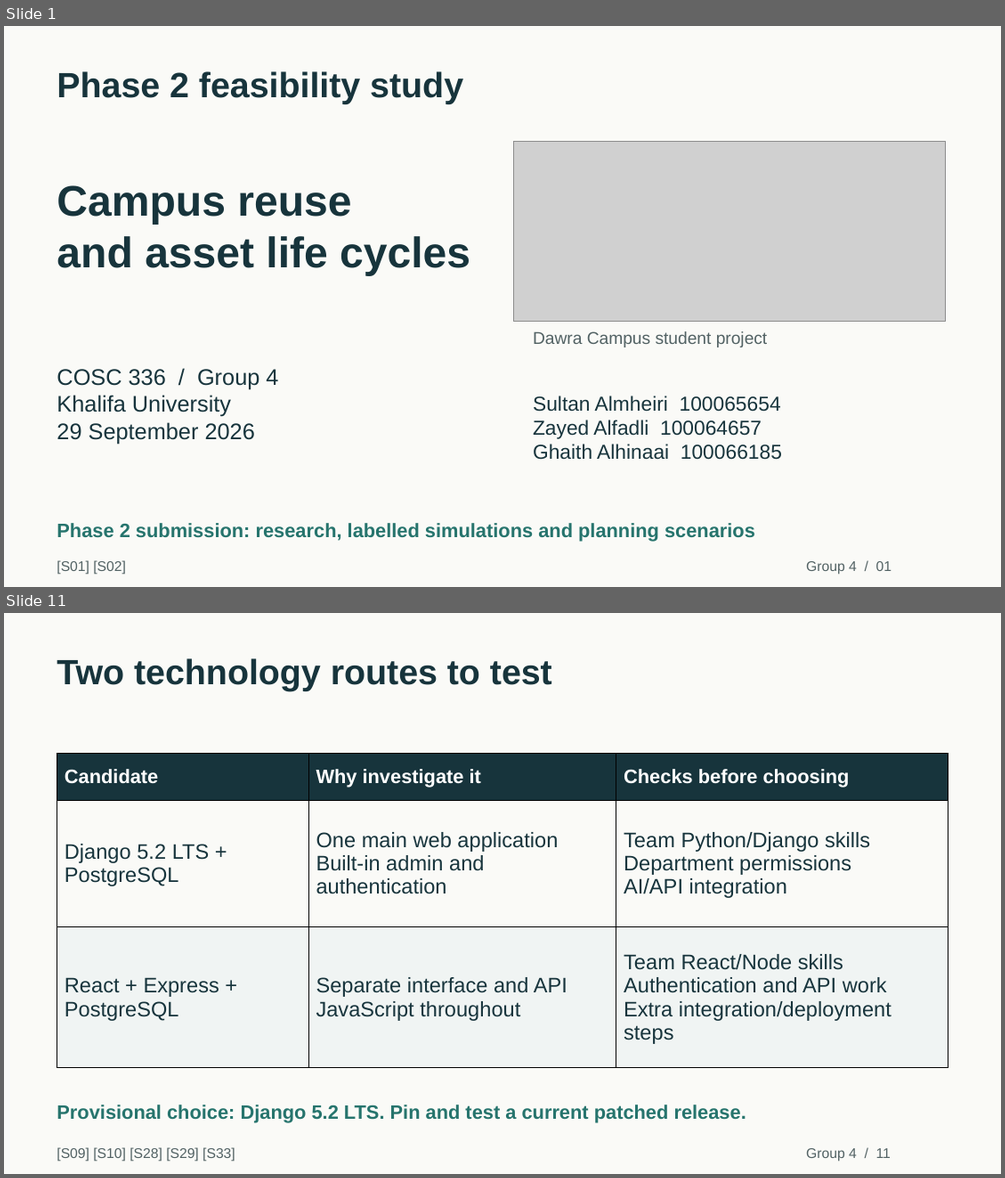
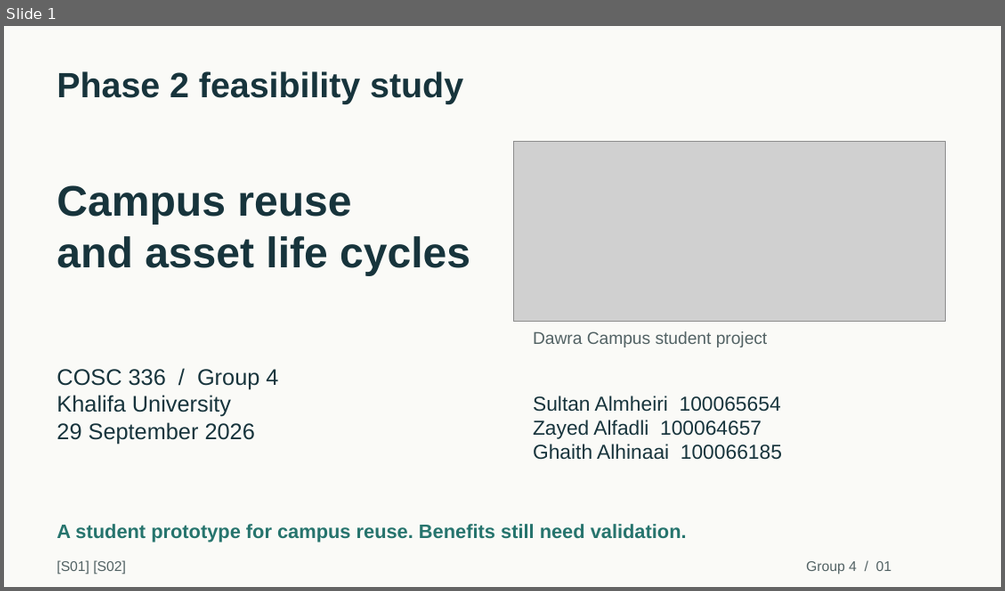
Before and after one commit to duqins/ITS, a slide deck: docs/phase2/final/Dawra_Campus_Phase2_Presentation.pptx. Shown one above the other, each under a label of ours: slides 1 and 11 before the commit, slide 1 after it; the slides between them are not shown. The pictures are 1005x1178 and 1005x591 pixels, drawn with LibreOffice and Linux fonts; fonts in the diff are those of the drawing; grey boxes stand for pictures. Boxes give left, top, right and bottom in pixels: in the first picture for what was removed or moved away, otherwise in the second. Text is boxed around its words. In the diff, an @@ line names an element or a change of style, - is before the commit and + after.

Commit message:
docs(phase2): shorten class presentation to 12 slides

```diff
--- a/docs/phase2/final/Dawra_Campus_Phase2_Presentation.pptx
+++ b/docs/phase2/final/Dawra_Campus_Phase2_Presentation.pptx
@@ slide 11 removed at box(4, 613, 1001, 1174), background #FAFAF7 @@
@@ text removed at box(57, 658, 552, 691) @@
-Two technology routes to test
@@ table removed at box(57, 754, 947, 1069), 3 rows, 3 columns @@
-Candidate | Why investigate it | Checks before choosing
-Django 5.2 LTS + PostgreSQL | One main web application / Built-in admin and authentication | Team Python/Django skills / Department permissions / AI/API integration
-React + Express + PostgreSQL | Separate interface and API / JavaScript throughout | Team React/Node skills / Authentication and API work / Extra integration/deployment steps
@@ text removed at box(57, 1104, 746, 1123) @@
-Provisional choice: Django 5.2 LTS. Pin and test a current patched release.
@@ text removed at box(57, 1147, 235, 1161) @@
-[S09] [S10] [S28] [S29] [S33]
@@ text removed at box(806, 1148, 890, 1161) @@
-Group 4 / 11
@@ slide 1 changed as well @@
@@ text at box(57, 524, 687, 542): text changed @@
-Phase 2 submission: research, labelled simulations and planning scenarios
+A student prototype for campus reuse. Benefits still need validation.
```
Also in this commit, not shown: 3 other slides changed, 8 slides added, 47 other slides removed, 3 other files.
